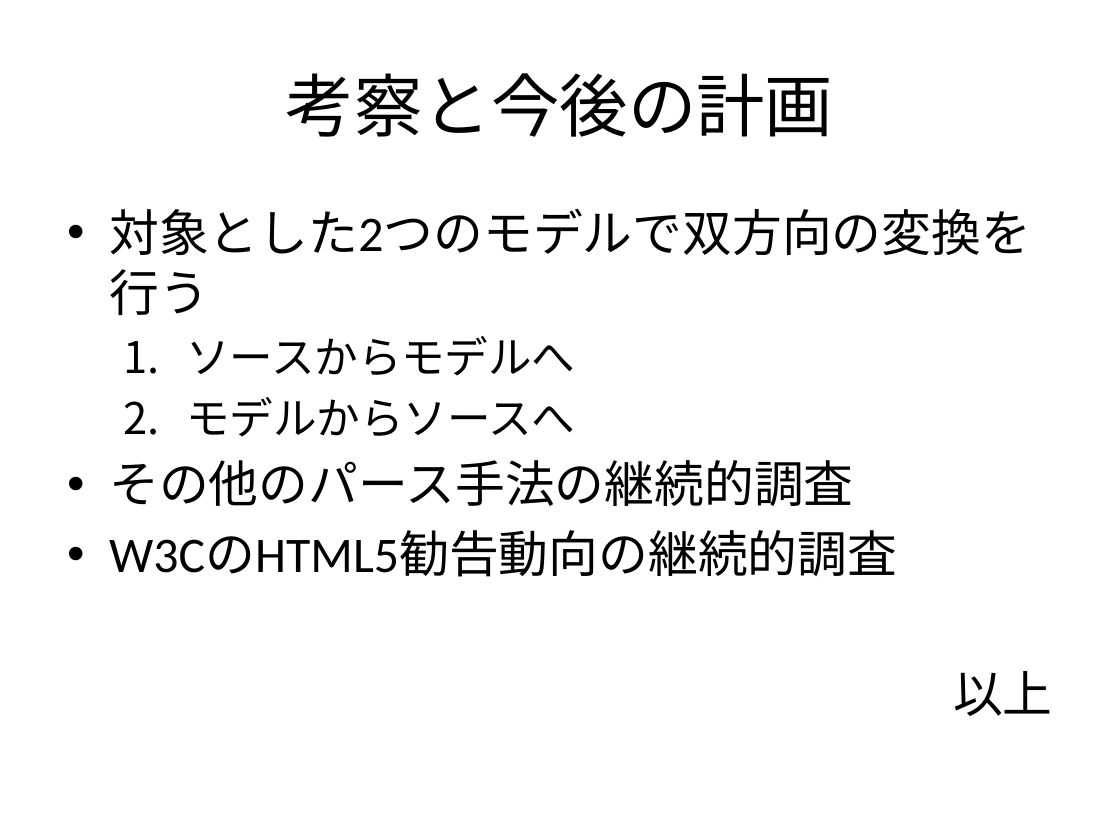
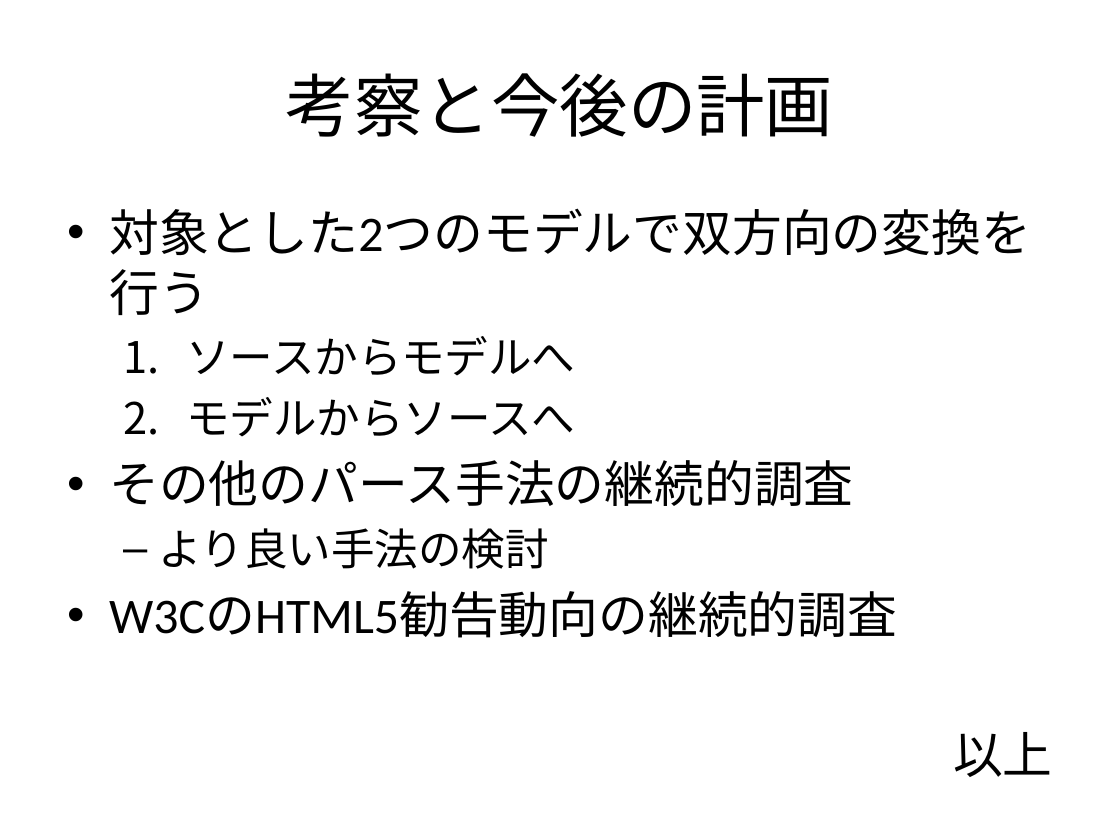
Before and after one commit to f-akazawa/akaz_uecdevelop, a slide deck: slide 17 of doc/中間発表資料.pptx. Drawn at 1120x840 pixels with LibreOffice and Linux fonts; fonts in the diff are those of the drawing. Boxes give left, top, right and bottom in pixels: in the first picture for what was removed or moved away, otherwise in the second. Text is boxed around its words. In the diff, an @@ line names an element or a change of style, - is before the commit and + after.

```diff
--- a/doc/中間発表資料.pptx
+++ b/doc/中間発表資料.pptx
@@ text at (158,528,549,569): paragraph added @@
+  – より良い手法の検討
```
Also in this commit, not shown: 1 other slide changed, 1 other file.
